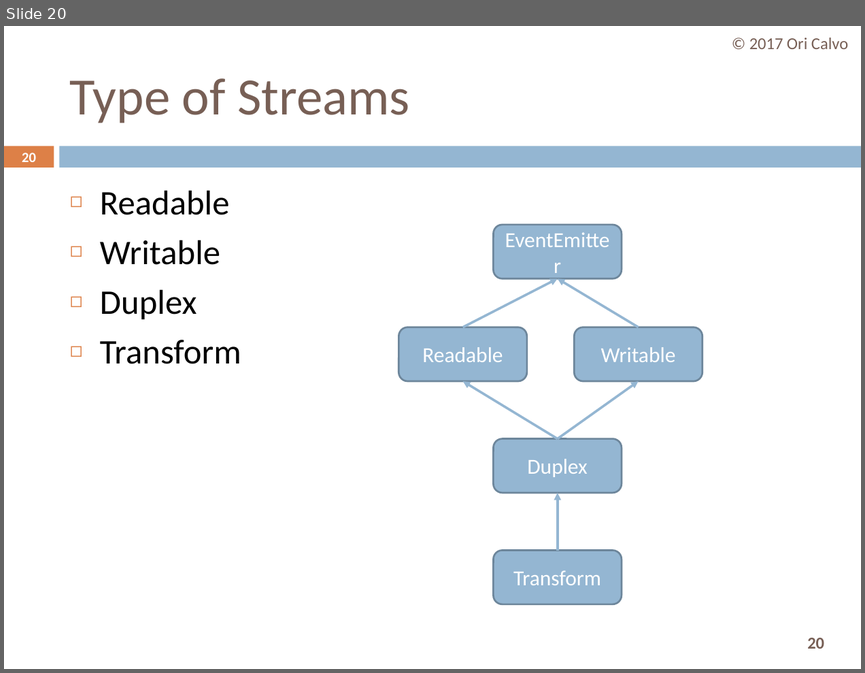
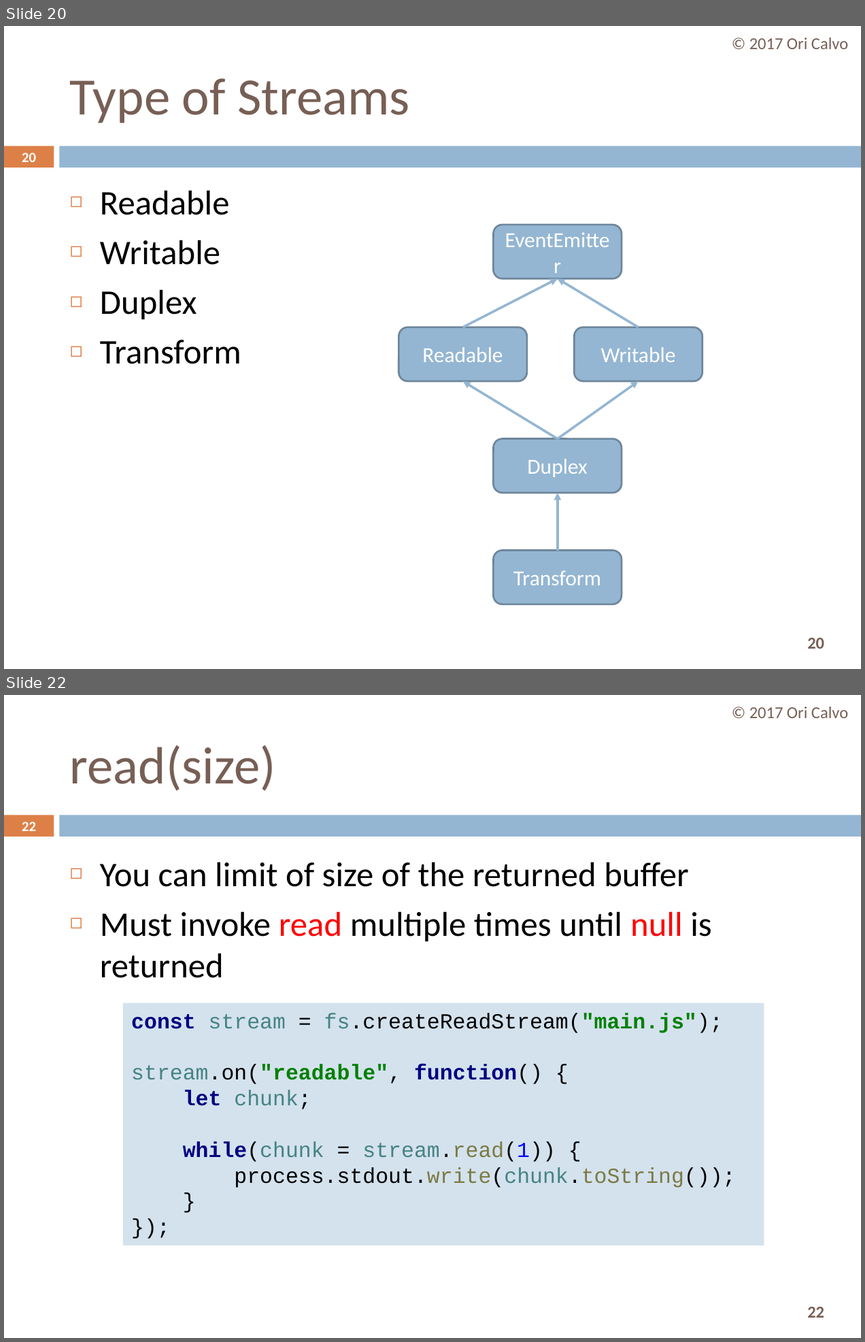
Before and after one commit to oricalvo/course-nodejs, a slide deck: PPTs/05 Core Modules.pptx. Shown one above the other, each under a label of ours: slide 20 before the commit, slides 20 and 22 after it; the slides between them are not shown. The pictures are 865x673 and 865x1342 pixels, drawn with LibreOffice and Linux fonts; fonts in the diff are those of the drawing. Boxes give left, top, right and bottom in pixels: in the first picture for what was removed or moved away, otherwise in the second. Text is boxed around its words. In the diff, an @@ line names an element or a change of style, - is before the commit and + after.

```diff
--- a/PPTs/05 Core Modules.pptx
+++ b/PPTs/05 Core Modules.pptx
@@ slide 22 added at [4,695,861,1338], background #FFFFFF; not listed: 3 template elements that a slide beside it also shows @@
@@ text added at [749,707,848,718], 14 pt, text #775F55 @@
+© 2017 Ori Calvo
@@ title added at [70,745,276,791], 44 pt, text #775F55 @@
+read(size)
@@ page number added at [22,821,36,831], 11.9 pt, text #FFFFFF, bold @@
+22
@@ text added at [100,862,711,978], 29 pt, text #000000 @@
+◻ You can limit of size of the returned buffer
+◻ Must invoke read multiple times until null is returned
@@ rectangle added at [123,1002,764,1245], fill #D4E2ED, 18 pt, text #000000 @@
+const stream = fs.createReadStream("main.js");
+stream.on("readable", function() {
+let chunk;
+while(chunk = stream.read(1)) {
+process.stdout.write(chunk.toString());
+}
+});
```
Also in this commit, not shown: 6 slides changed, 3 other slides added, 10 other files.
